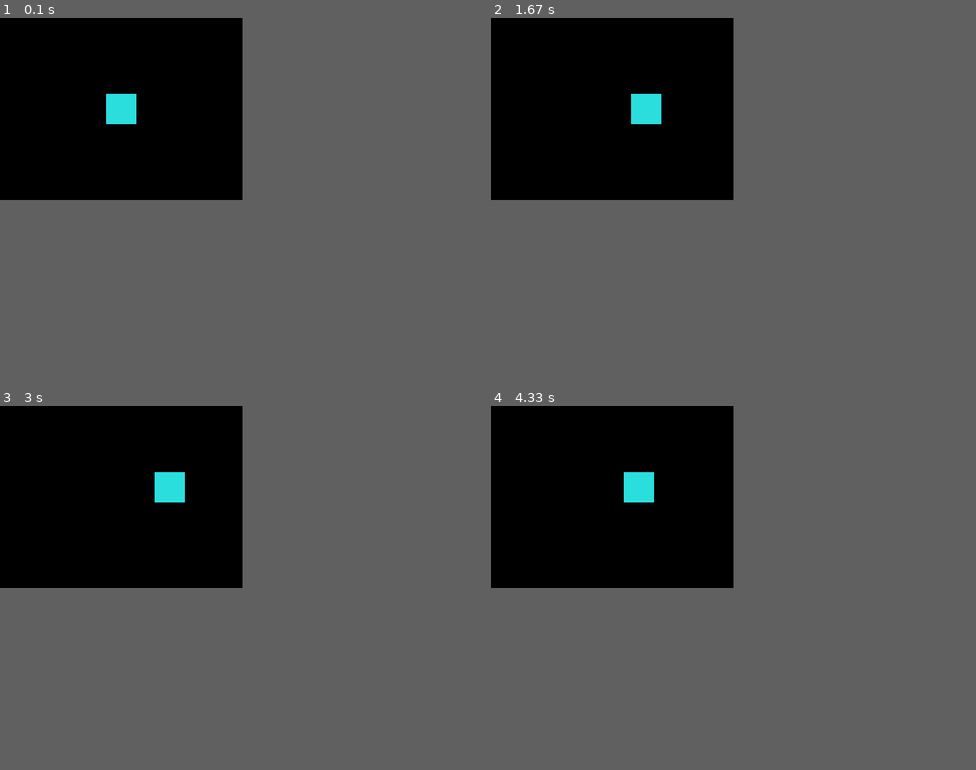
Above: before the commit, frames 1-4 (two rows, left to right).
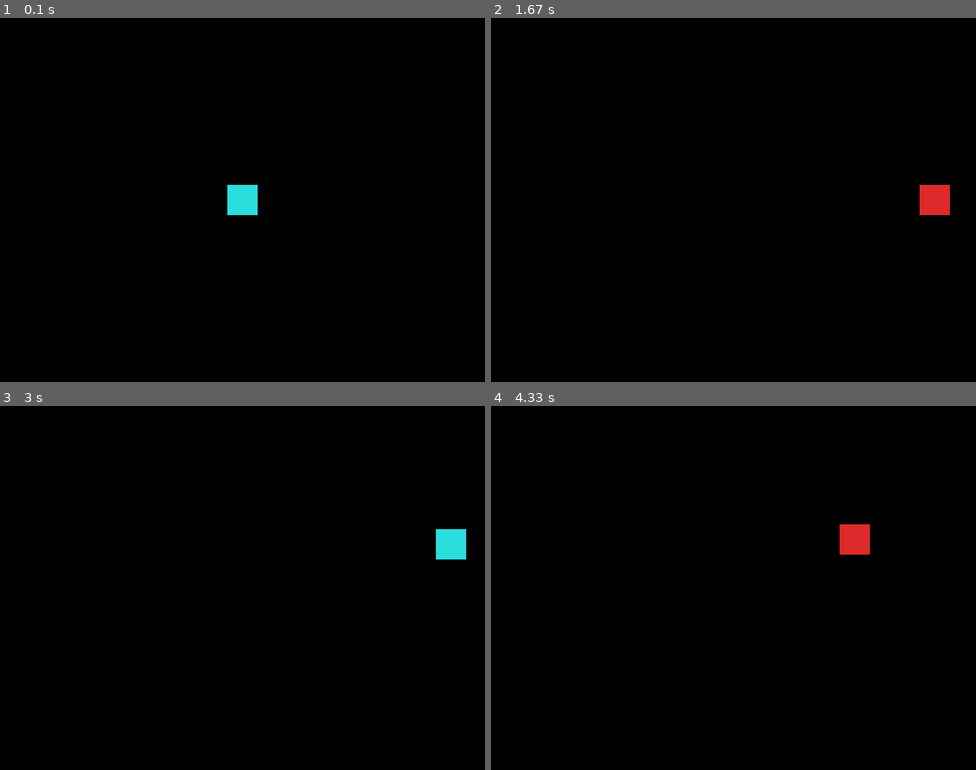
Above: after the commit, the same moments.

Repository: GaiusPetronius/pygame_alpha
Game: pygame game, started from game.py
Two runs of this game, one before a commit and one after it. Both use one fixed random seed, a clock stepped at 60 frames per second and the inputs below.
Inputs:
- Up to frame 1 (0.1 s): no input
- Up to frame 2 (1.67 s): hold + 0.33-0.8 s; hold Right 0.33-0.8 s; hold - 0.83-1.3 s; hold Right 0.83-1.3 s; tap F at 0.9, 1.2, 1.4 s; hold Right from 1.33 s (still down)
- Up to frame 3 (3 s): tap F at 1.7, 1.9, 2.23, 2.53, 2.73 s; release Right at 1.8 s; hold Up 1.83-2.13 s; hold Right 2.17-2.63 s; hold Left from 2.67 s (still down)
- Up to frame 4 (4.33 s): tap F at 3.03, 3.3, 3.63, 3.93, 4.07 s; release Left at 3.2 s; hold Down 3.23-3.53 s; hold Left 3.57-3.97 s; hold Up from 4 s (still down)
In our replay, the window is 400x300 before the commit and 800x600 after it. These sizes can differ from the game's own. Grey fills any space a smaller window leaves; there, only what the larger window draws over its background counts as a difference.

The runs differ from the first frame. In frame 1, 1.0% of the frame differs, in the area x 21-54%, y 20-55%; in frame 2, 1.0%; in frame 3, 1.0%; in frame 4, 1.0%.

Commit message:
Improved movement to be smooth, adding speed changing, bigger screen

Diff:
--- a/game.py
+++ b/game.py
@@ -1,16 +1,17 @@
 import pygame as pg
 
+# Test
 pg.init()
-screen_width = 400
-screen_height = 300
+screen_width = 800
+screen_height = 600
 screen = pg.display.set_mode((screen_width, screen_height))
 finished = False
 
 square_is_teal = True
 teal_color = (42, 222, 222)
 red_color = (222, 42, 42)
-x_pos = 175
-y_pos = 125
+x_pos = 375
+y_pos = 275
 movement_speed = 4
 clock = pg.time.Clock()
 
@@ -18,21 +19,34 @@
 while not finished:
     # Process events
     movement_delta = {"x": 0, "y": 0}
+    speed_delta = 0
     for event in pg.event.get():
         if event.type == pg.QUIT:
             finished = True
-        if event.type == pg.KEYDOWN:
-            square_is_teal = not square_is_teal
+        elif event.type == pg.KEYDOWN:
+            if event.key == pg.K_f:
+                square_is_teal = not square_is_teal
+            if event.key == pg.K_KP_PLUS:
+                speed_delta += 1
+            if event.key == pg.K_KP_MINUS:
+                speed_delta -= 1
 
-        pressed_keys = pg.key.get_pressed()
-        if pressed_keys[pg.K_UP]:
-            movement_delta['y'] -= movement_speed
-        if pressed_keys[pg.K_DOWN]:
-            movement_delta['y'] += movement_speed
-        if pressed_keys[pg.K_LEFT]:
-            movement_delta['x'] -= movement_speed
-        if pressed_keys[pg.K_RIGHT]:
-            movement_delta['x'] += movement_speed
+    # Update speed
+    if speed_delta != 0:
+        movement_speed += speed_delta
+        if movement_speed < 0:
+            movement_speed = 0
+
+    # Get position input
+    pressed_keys = pg.key.get_pressed()
+    if pressed_keys[pg.K_UP]:
+        movement_delta['y'] -= movement_speed
+    if pressed_keys[pg.K_DOWN]:
+        movement_delta['y'] += movement_speed
+    if pressed_keys[pg.K_LEFT]:
+        movement_delta['x'] -= movement_speed
+    if pressed_keys[pg.K_RIGHT]:
+        movement_delta['x'] += movement_speed
 
     # Update position
     updated_x_pos = x_pos + movement_delta['x']
